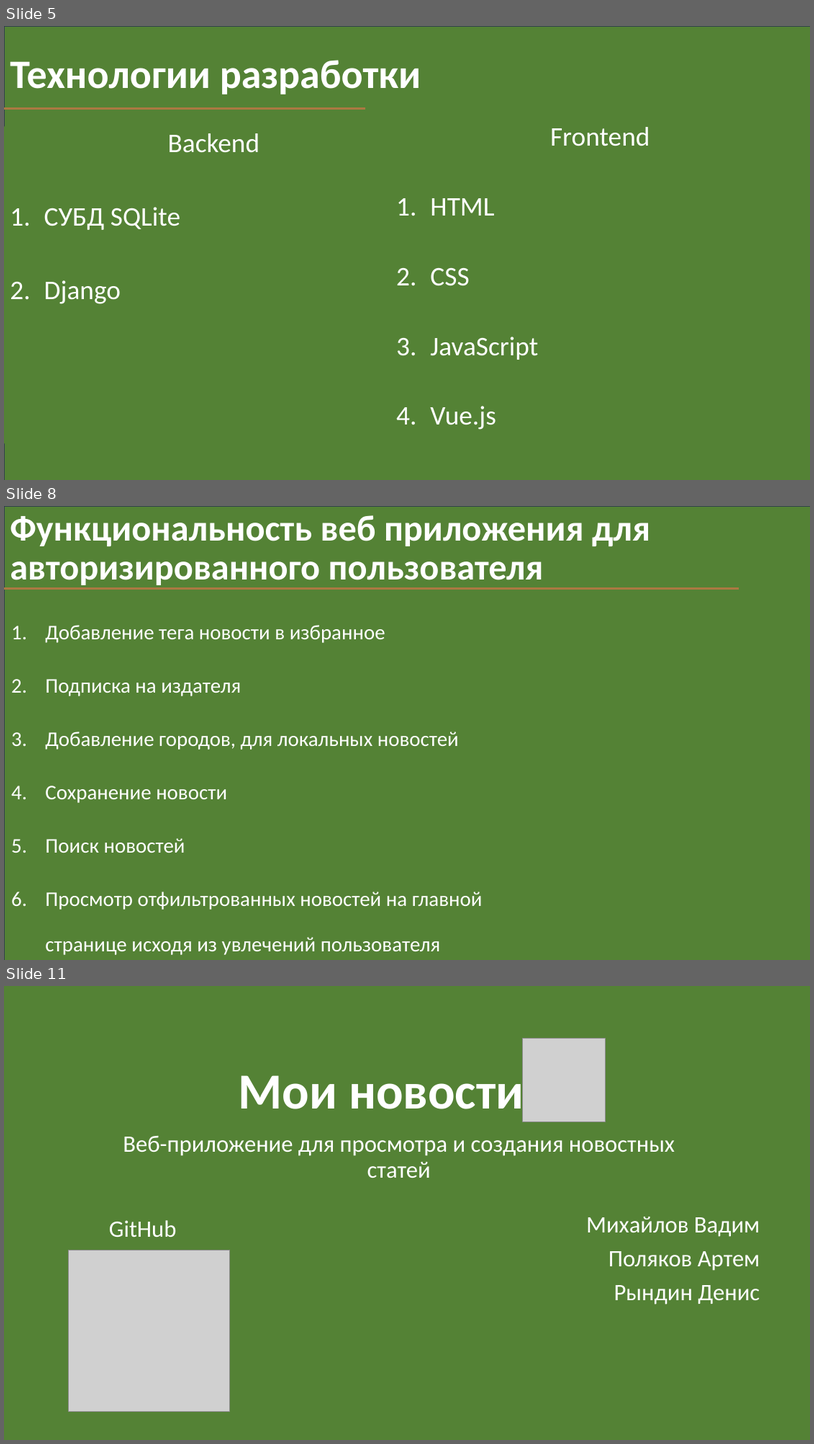
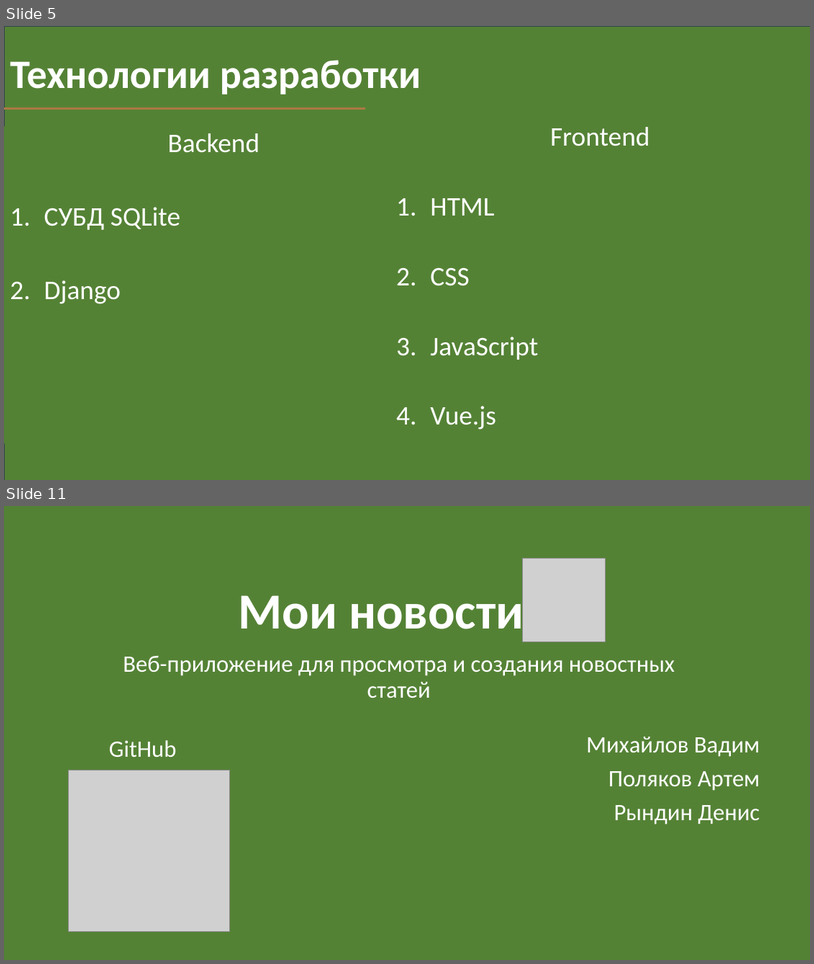
Before and after one commit to FDMan12/news-with-tags, a slide deck: Documentation/my_news_presentation.pptx. Shown one above the other, each under a label of ours: slides 5, 8 and 11 before the commit, slides 5 and 11 after it; the slides between them are not shown. The pictures are 814x1444 and 814x964 pixels, drawn with LibreOffice and Linux fonts; fonts in the diff are those of the drawing; grey boxes stand for pictures. Boxes give left, top, right and bottom in pixels: in the first picture for what was removed or moved away, otherwise in the second. Text is boxed around its words. In the diff, an @@ line names an element or a change of style, - is before the commit and + after.

```diff
--- a/Documentation/my_news_presentation.pptx
+++ b/Documentation/my_news_presentation.pptx
@@ slide 8 removed at box(4, 506, 810, 960), background #FFFFFF @@
@@ rectangle removed at box(4, 506, 810, 960) @@
@@ title removed at box(10, 515, 651, 588) @@
-Функциональность веб приложения для авторизированного пользователя
@@ line removed from (4, 588) to (739, 588) @@
@@ subtitle removed at box(45, 625, 483, 955) @@
-1. Добавление тега новости в избранное
-2. Подписка на издателя
-3. Добавление городов, для локальных новостей
-4. Сохранение новости
-5. Поиск новостей
-6. Просмотр отфильтрованных новостей на главной странице исходя из увлечений пользователя
```
Also in this commit, not shown: 3 slides changed, 6 slides added, 5 other slides removed, 1 other file.
